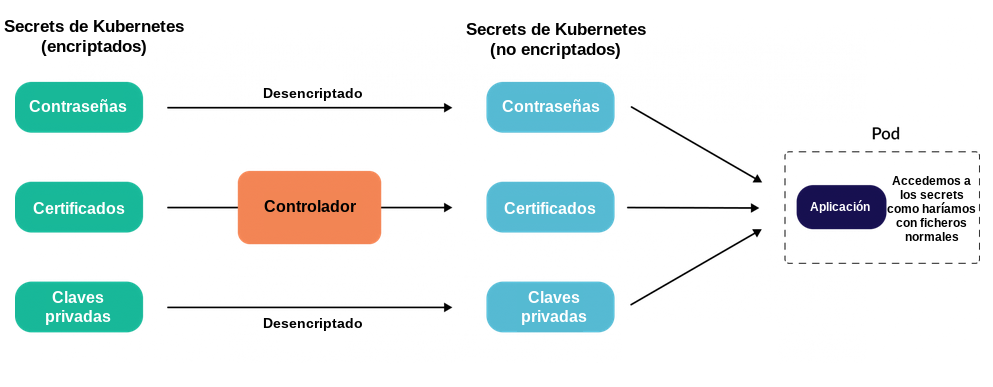
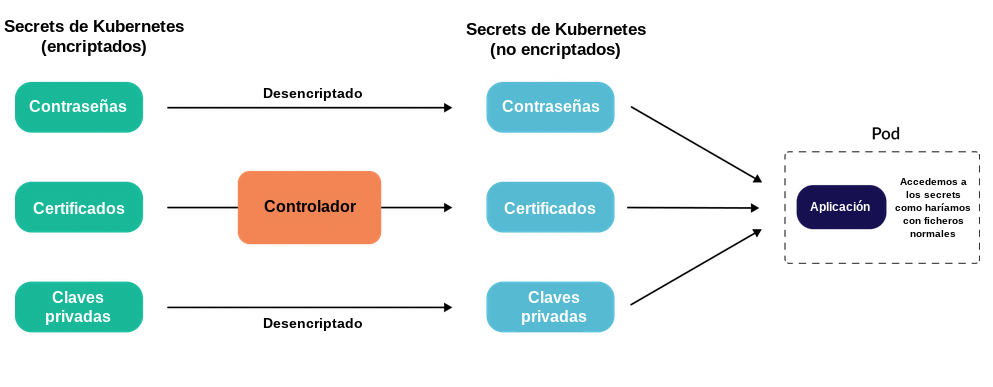
Comparing the layer stacks of the two 993 x 387 images. Changes:
painted on "Accedemos a los secrets como h..." over (887, 176, 976, 241)
